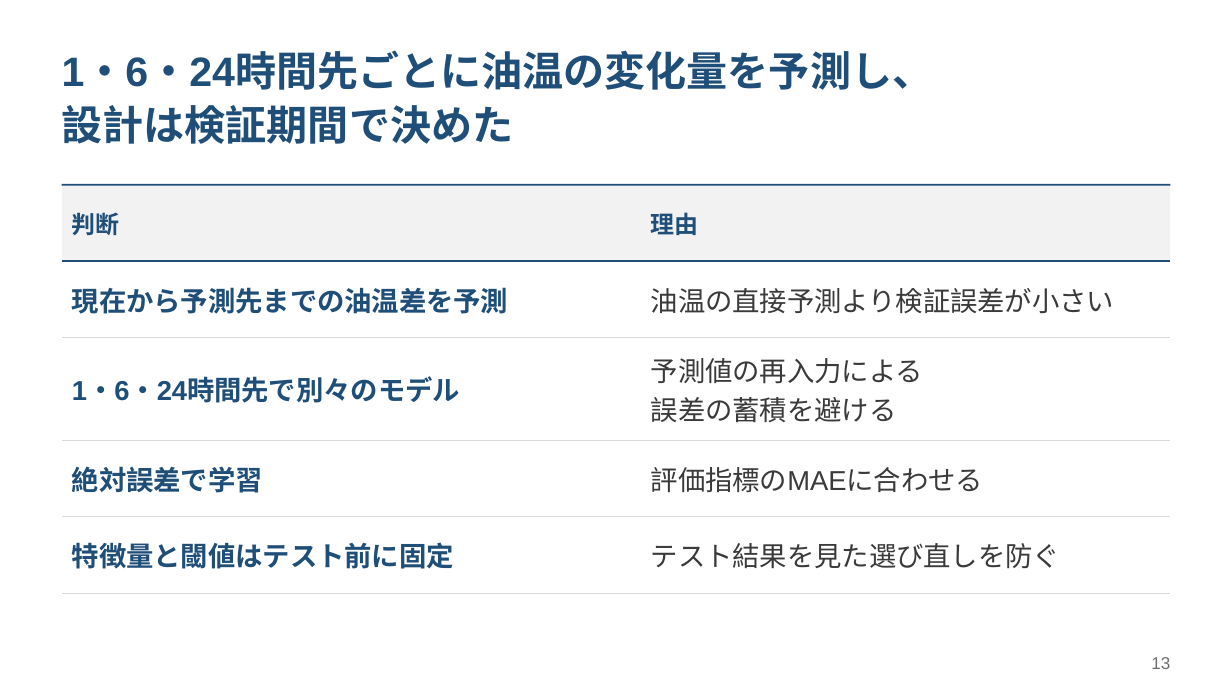
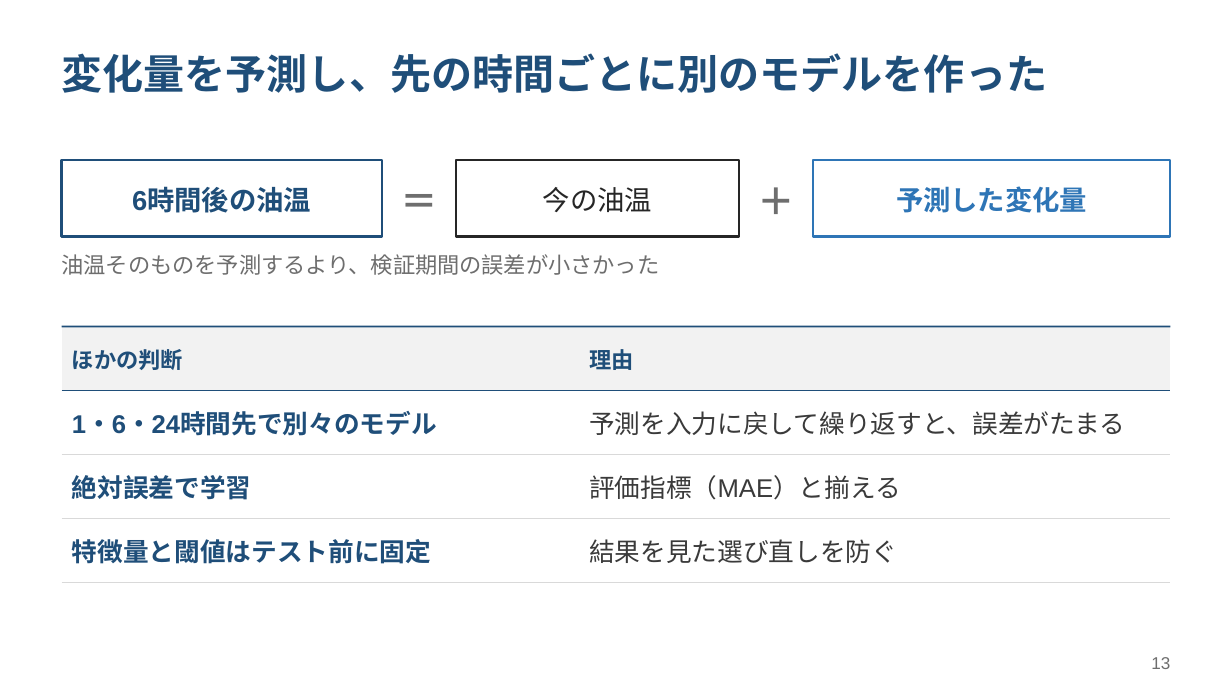
Before and after one commit to HJRKTNG/ett-oil-temperature-poc, a slide deck: slide 13 of reports/slides/ett_oil_temperature_poc.pptx. Drawn at 1232x693 pixels with LibreOffice and Linux fonts; fonts in the diff are those of the drawing. Boxes give left, top, right and bottom in pixels: in the first picture for what was removed or moved away, otherwise in the second. Text is boxed around its words. In the diff, an @@ line names an element or a change of style, - is before the commit and + after.

```diff
--- a/reports/slides/ett_oil_temperature_poc.pptx
+++ b/reports/slides/ett_oil_temperature_poc.pptx
@@ text at (x1=62, y1=53, x2=1048, y2=93): text changed @@
-1・6・24時間先ごとに油温の変化量を予測し、
-設計は検証期間で決めた
+変化量を予測し、先の時間ごとに別のモデルを作った
@@ rectangle added at (x1=62, y1=160, x2=382, y2=237), fill #FFFFFF, outline #1F4E79 1.25 pt @@
@@ text added at (x1=382, y1=160, x2=456, y2=237), 22 pt, text #6E6E6E, bold @@
+＝
@@ rectangle added at (x1=456, y1=160, x2=739, y2=237), fill #FFFFFF, outline #262626 1.25 pt @@
@@ text added at (x1=739, y1=160, x2=813, y2=237), 22 pt, text #6E6E6E, bold @@
+＋
@@ rectangle added at (x1=813, y1=160, x2=1170, y2=237), fill #FFFFFF, outline #2E75B6 1.25 pt @@
@@ text added at (x1=132, y1=189, x2=311, y2=216), 16 pt, text #1F4E79, bold @@
+6時間後の油温
@@ text added at (x1=543, y1=187, x2=652, y2=212), 16 pt, text #262626 @@
+今の油温
@@ text added at (x1=896, y1=186, x2=1087, y2=213), 16 pt, text #2E75B6, bold @@
+予測した変化量
@@ text added at (x1=62, y1=254, x2=660, y2=275), 13 pt, text #6E6E6E @@
+油温そのものを予測するより、検証期間の誤差が小さかった
@@ table at (x1=62, y1=326, x2=1170, y2=568) @@
-row 1: 判断 | 理由
-row 2: 現在から予測先までの油温差を予測 | 油温の直接予測より検証誤差が小さい
-row 3: 1・6・24時間先で別々のモデル | 予測値の再入力による / 誤差の蓄積を避ける
-row 4: 絶対誤差で学習 | 評価指標のMAEに合わせる
-row 5: 特徴量と閾値はテスト前に固定 | テスト結果を見た選び直しを防ぐ
+row 1: ほかの判断 | 理由
+row 2: 1・6・24時間先で別々のモデル | 予測を入力に戻して繰り返すと、誤差がたまる
+row 3: 絶対誤差で学習 | 評価指標（MAE）と揃える
+row 4: 特徴量と閾値はテスト前に固定 | 結果を見た選び直しを防ぐ
@@ table resized from (x1=62, y1=185, x2=1170, y2=573) to (x1=62, y1=326, x2=1170, y2=568) @@
@@ line moved from (62, 185) - (1170, 185) to (62, 326) - (1170, 326) @@
```
Also in this commit, not shown: 18 other slides changed, 1 slide added, 1 slide removed, 7 other files.
